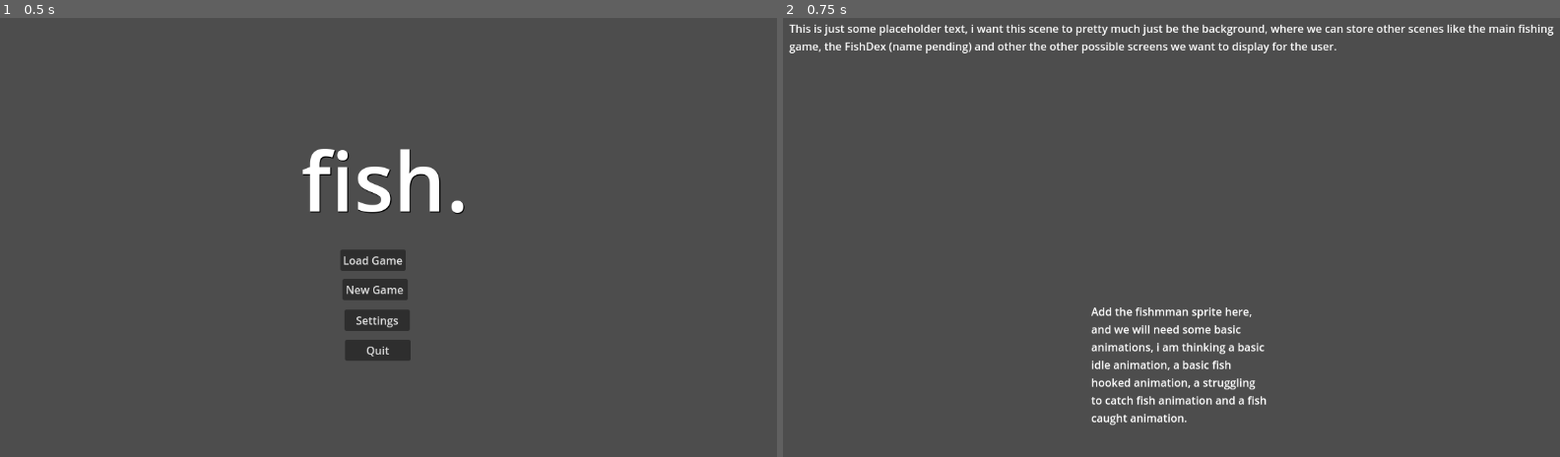
Above: before the commit, frames 1-2 (left to right).
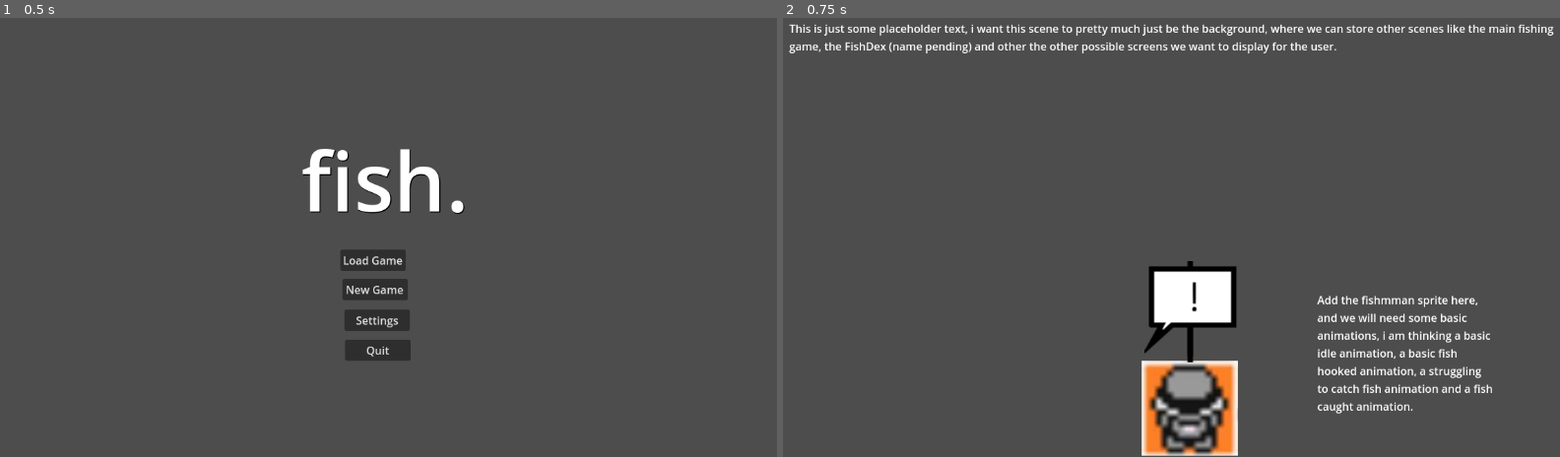
Above: after the commit, the same moments.

Repository: p4ntz/fish
Game: Godot game, scene res://Scenes/Title Screen.tscn
The game is run twice, just before and just after one commit, with the same random seed, the same clock (stepped at 60 frames per second) and the same inputs. Before the commit the project starts from res://Title Screen.tscn.
Inputs:
- Up to frame 1 (0.5 s): no input
- Up to frame 2 (0.75 s): click "New Game" at 0.5 s

Frame 1 is identical in both runs. In frame 2, 6.3% of the frame differs, in the area x 39-92%, y 55-100%.

Commit message:
more base fish stuff

Diff:
--- a/Title Screen.tscn
+++ b/Scenes/Title Screen.tscn
@@ -1,7 +1,7 @@
 [gd_scene load_steps=4 format=3 uid="uid://b8vs5ifvkuo7o"]
 
-[ext_resource type="Script" path="res://Scripts/quit_button.gd" id="1_58pd1"]
-[ext_resource type="Script" path="res://Scripts/new_game_button.gd" id="1_sq4cm"]
+[ext_resource type="Script" path="res://Scripts/new_game_button.gd" id="1_dyww7"]
+[ext_resource type="Script" path="res://Scripts/quit_button.gd" id="2_5xfiu"]
 
 [sub_resource type="LabelSettings" id="LabelSettings_mw1bu"]
 font_size = 120
--- /dev/null
+++ b/Scenes/fisher.tscn
@@ -0,0 +1,27 @@
+[gd_scene load_steps=4 format=3 uid="uid://buad1dyyyy7aw"]
+
+[ext_resource type="Texture2D" uid="uid://1rai4xu0bm1u" path="res://Sprites/Fisher.png" id="1_ieamg"]
+[ext_resource type="Texture2D" uid="uid://dk0pai61bsa1k" path="res://Sprites/FisherAbove1.png" id="2_n4rv7"]
+[ext_resource type="Texture2D" uid="uid://dhakhv7yq24cm" path="res://Sprites/FisherAbove2.png" id="3_tae2p"]
+
+[node name="Fisher" type="Node2D"]
+
+[node name="Label" type="Label" parent="."]
+offset_left = 788.0
+offset_top = 406.0
+offset_right = 1052.0
+offset_bottom = 585.0
+text = "Add the fishmman sprite here, and we will need some basic animations, i am thinking a basic idle animation, a basic fish hooked animation, a struggling to catch fish animation and a fish caught animation."
+autowrap_mode = 3
+
+[node name="FisherSprite" type="Sprite2D" parent="."]
+position = Vector2(602, 577)
+texture = ExtResource("1_ieamg")
+
+[node name="Indicator1" type="Sprite2D" parent="."]
+position = Vector2(602, 440)
+texture = ExtResource("2_n4rv7")
+
+[node name="Indicator2" type="Sprite2D" parent="."]
+position = Vector2(606, 431)
+texture = ExtResource("3_tae2p")
--- /dev/null
+++ b/Scenes/fishing.tscn
@@ -0,0 +1,3 @@
+[gd_scene format=3 uid="uid://okyw50n3bdhe"]
+
+[node name="Fishing" type="Node2D"]
--- a/game_background.tscn
+++ b/Scenes/game_background.tscn
@@ -1,6 +1,6 @@
 [gd_scene load_steps=2 format=3 uid="uid://b4n33w5u131ad"]
 
-[ext_resource type="PackedScene" uid="uid://buad1dyyyy7aw" path="res://fisherman.tscn" id="1_m356h"]
+[ext_resource type="PackedScene" uid="uid://buad1dyyyy7aw" path="res://Scenes/fisher.tscn" id="1_wa21t"]
 
 [node name="Game Background Node" type="Node2D"]
 
@@ -12,4 +12,4 @@
 text = "This is just some placeholder text, i want this scene to pretty much just be the background, where we can store other scenes like the main fishing game, the FishDex (name pending) and other the other possible screens we want to display for the user."
 autowrap_mode = 3
 
-[node name="Fisherman" parent="." instance=ExtResource("1_m356h")]
+[node name="Fisher" parent="." instance=ExtResource("1_wa21t")]
--- /dev/null
+++ b/Scripts/Fisher.gd
@@ -0,0 +1,80 @@
+extends Node2D
+
+@onready var indicator_normal = $Indicator1
+@onready var indicator_active = $Indicator2
+
+# Timers
+var fish_spawn_timer: Timer
+var catch_window_timer: Timer
+
+func _ready():
+	# Hide the active indicator at start
+	indicator_normal.visible = true
+	indicator_active.visible = false
+
+	# Setup fish spawn timer
+	fish_spawn_timer = Timer.new()
+	add_child(fish_spawn_timer)
+	fish_spawn_timer.one_shot = true  # Timer only runs once
+	fish_spawn_timer.timeout.connect(spawn_fish)
+
+	# Setup catch window timer
+	catch_window_timer = Timer.new()
+	add_child(catch_window_timer)
+	catch_window_timer.one_shot = true
+	catch_window_timer.timeout.connect(miss_fish)
+
+	# Start the first fish spawn timer
+	start_fish_timer()
+
+func start_fish_timer():
+	# Random time between 5-10 seconds
+	var random_time = randf_range(5.0, 10.0)
+	fish_spawn_timer.start(random_time)
+
+func spawn_fish():
+	print("A fish appeared!")
+	indicator_normal.visible = false
+	indicator_active.visible = true
+
+	# Start the catch window timer (5 seconds to catch)
+	catch_window_timer.start(5.0)
+
+func miss_fish():
+	print("Failed to catch the fish!")
+	indicator_normal.visible = true
+	indicator_active.visible = false
+
+	# Start the next fish spawn timer
+	start_fish_timer()
+
+func _input(event):
+	# Check for space key press
+	if event.is_action_pressed("ui_accept"):  # Space bar by default
+		try_catch_fish()
+
+	# Check for mouse click
+	elif event.is_action_pressed("ui_click"):  # You'll need to set this up in project settings
+		if event is InputEventMouseButton:
+			# Check if click is within fisher or indicator area
+			if is_click_in_area(event.position):
+				try_catch_fish()
+
+func is_click_in_area(click_pos: Vector2) -> bool:
+	# Convert click position to local coordinates if needed
+	var local_pos = to_local(click_pos)
+
+	# Check if click is within fisher or indicator sprites
+	# You'll need to adjust these based on your sprite sizes
+	var click_rect = Rect2(Vector2(-50, -50), Vector2(100, 100))
+	return click_rect.has_point(local_pos)
+
+func try_catch_fish():
+	if indicator_active.visible:  # If there's a fish available
+		print("Fish caught!")
+		catch_window_timer.stop()
+		indicator_normal.visible = true
+		indicator_active.visible = false
+
+		# Start the next fish spawn timer
+		start_fish_timer()
--- a/Scripts/new_game_button.gd
+++ b/Scripts/new_game_button.gd
@@ -11,4 +11,4 @@
 	pass
 
 func _on_pressed() -> void:
-	get_tree().change_scene_to_file("res://game_background.tscn")
+	get_tree().change_scene_to_file("res://Scenes/game_background.tscn")
--- a/fisherman.tscn
+++ /dev/null
@@ -1,11 +0,0 @@
-[gd_scene format=3 uid="uid://buad1dyyyy7aw"]
-
-[node name="Fisherman" type="Node2D"]
-
-[node name="Label" type="Label" parent="."]
-offset_left = 457.0
-offset_top = 423.0
-offset_right = 721.0
-offset_bottom = 602.0
-text = "Add the fishmman sprite here, and we will need some basic animations, i am thinking a basic idle animation, a basic fish hooked animation, a struggling to catch fish animation and a fish caught animation."
-autowrap_mode = 3
--- a/project.godot
+++ b/project.godot
@@ -11,6 +11,14 @@
 [application]
 
 config/name="fish"
-run/main_scene="res://Title Screen.tscn"
+run/main_scene="res://Scenes/Title Screen.tscn"
 config/features=PackedStringArray("4.3", "Forward Plus")
 config/icon="res://icon.svg"
+
+[input]
+
+ui_click={
+"deadzone": 0.5,
+"events": [Object(InputEventMouseButton,"resource_local_to_scene":false,"resource_name":"","device":-1,"window_id":0,"alt_pressed":false,"shift_pressed":false,"ctrl_pressed":false,"meta_pressed":false,"button_mask":0,"position":Vector2(0, 0),"global_position":Vector2(0, 0),"factor":1.0,"button_index":1,"canceled":false,"pressed":false,"double_click":false,"script":null)
+]
+}
Not shown: 2 places in Scenes/Title Screen.tscn that only renumber resources
Renamed: FishClass.gd -> Scripts/FishClass.gd
Binary file added: Sprites/Fisher.png
Not shown, added: Sprites/Fisher.png.import
Binary file added: Sprites/FisherAbove1.png
Not shown, added: Sprites/FisherAbove1.png.import
Binary file added: Sprites/FisherAbove2.png
Not shown, added: Sprites/FisherAbove2.png.import
